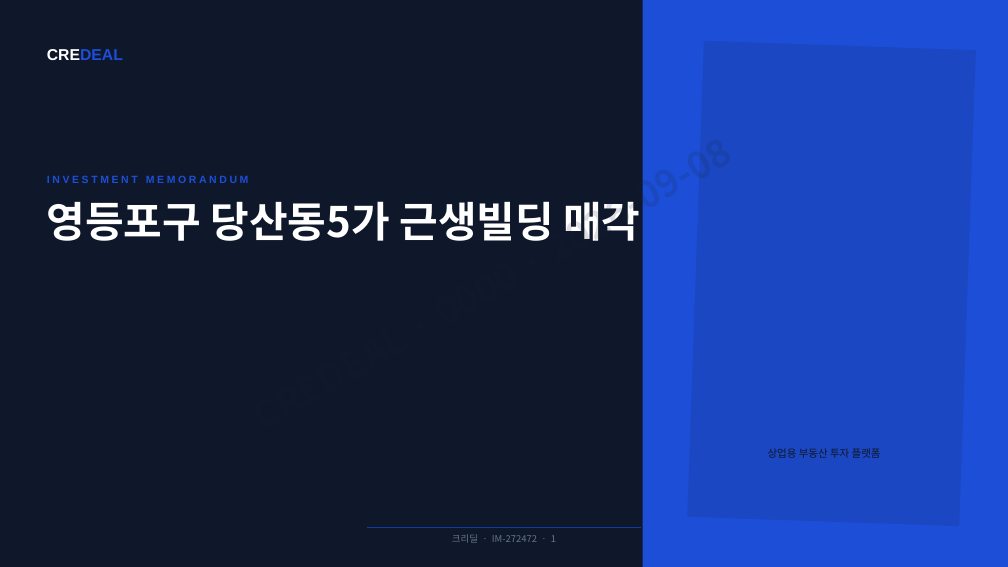
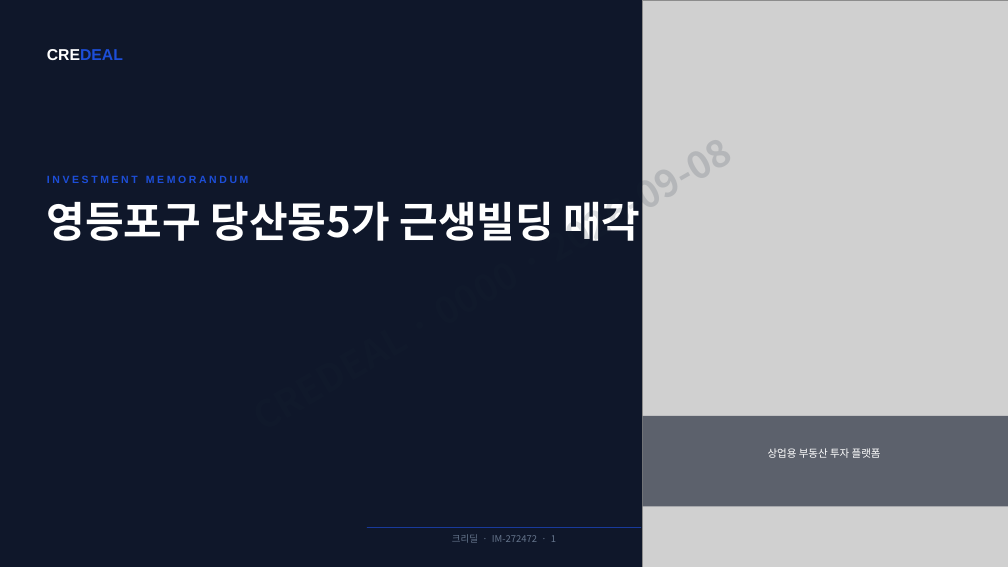
Before and after one commit to kboom8002/cre-dealcard, a slide deck: slide 1 of docs/prod-test/01-dangsan-income/level-3-verified/output/01-dangsan-income.pptx. Drawn at 1008x567 pixels with LibreOffice and Linux fonts; fonts in the diff are those of the drawing; grey boxes stand for pictures. Boxes give left, top, right and bottom in pixels: in the first picture for what was removed or moved away, otherwise in the second. Text is boxed around its words. In the diff, an @@ line names an element or a change of style, - is before the commit and + after.

```diff
--- a/docs/prod-test/01-dangsan-income/level-3-verified/output/01-dangsan-income.pptx
+++ b/docs/prod-test/01-dangsan-income/level-3-verified/output/01-dangsan-income.pptx
@@ rectangle removed at (643,0,1008,567) @@
@@ picture added at (643,0,1008,567) @@
@@ rectangle removed at (687,41,976,526) @@
@@ rectangle added at (643,416,1008,507), fill #0F172A at 60% opacity @@
@@ text "상업용 부동산 투자 플랫폼" at (768,448,881,458): text colour #0F172A to #FFFFFF @@
```
Also in this commit, not shown: 10 other slides changed, 1 slide added, 6 slides removed, 22 other files.
